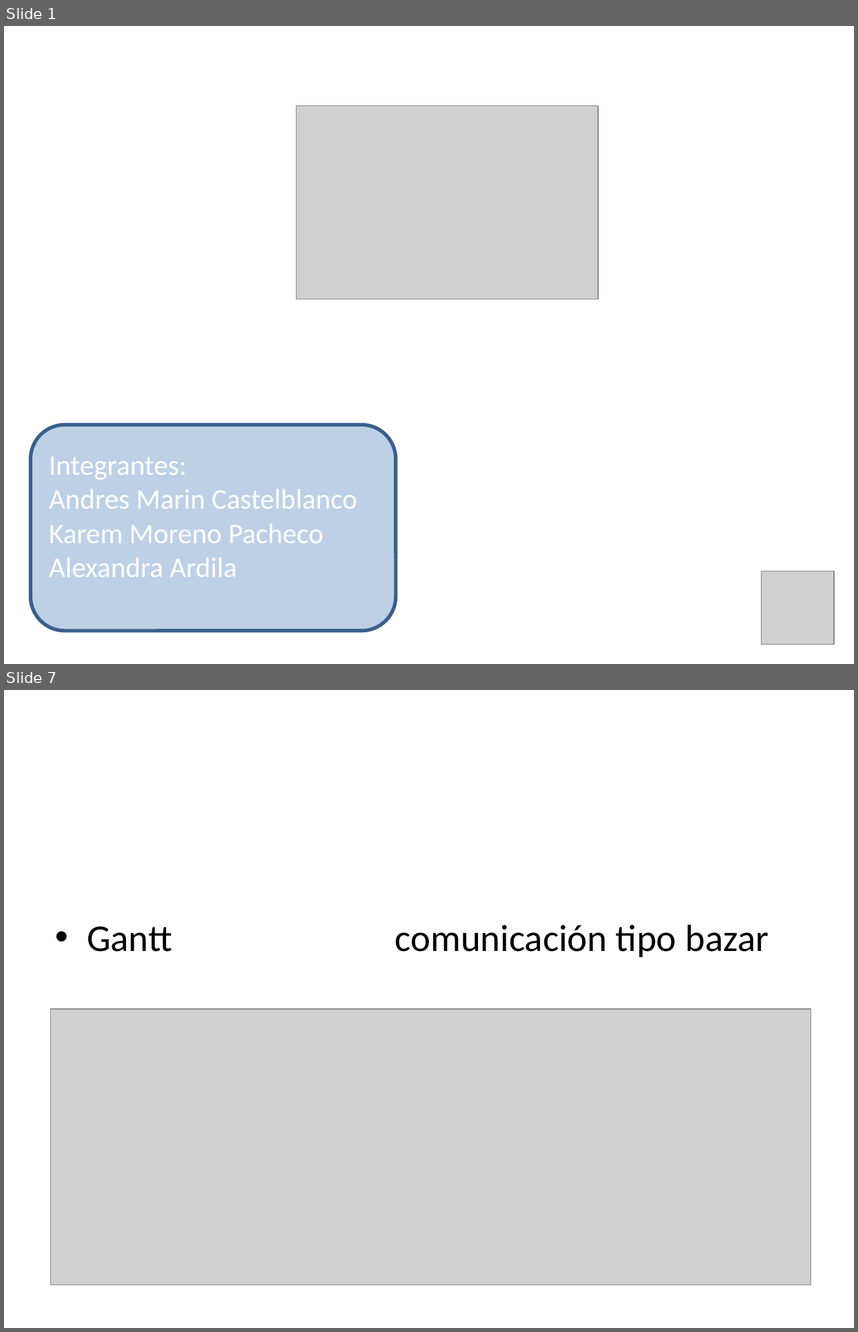
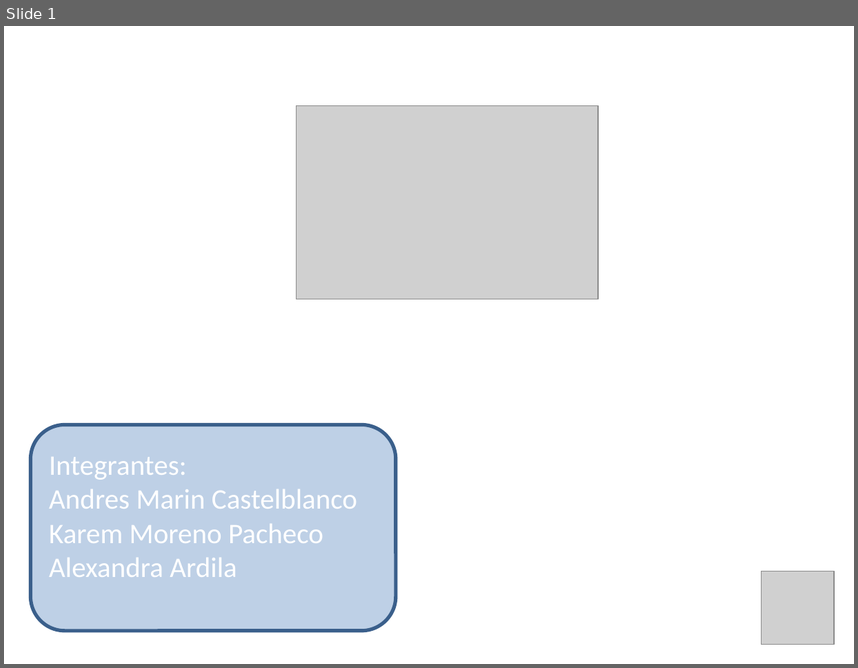
Before and after one commit to gtjemwa/ka2-proyect, a slide deck: Presentación Skysolution entrega 1.pptx. Shown one above the other, each under a label of ours: slides 1 and 7 before the commit, slide 1 after it; the slides between them are not shown. The pictures are 858x1332 and 858x668 pixels, drawn with LibreOffice and Linux fonts; fonts in the diff are those of the drawing; grey boxes stand for pictures; background and template pictures are left out. Boxes give left, top, right and bottom in pixels: in the first picture for what was removed or moved away, otherwise in the second. Text is boxed around its words. In the diff, an @@ line names an element or a change of style, - is before the commit and + after.

```diff
--- a/Presentación Skysolution entrega 1.pptx
+++ b/Presentación Skysolution entrega 1.pptx
@@ slide 7 removed at <box>4,690,854,1328</box>, background picture (left out) @@
@@ text removed at <box>87,925,769,957</box> @@
-• Gantt comunicación tipo bazar
@@ picture removed at <box>51,1009,811,1284</box> @@
```
Also in this commit, not shown: 2 slides changed, 11 slides added, 5 other slides removed, 3 other files.
